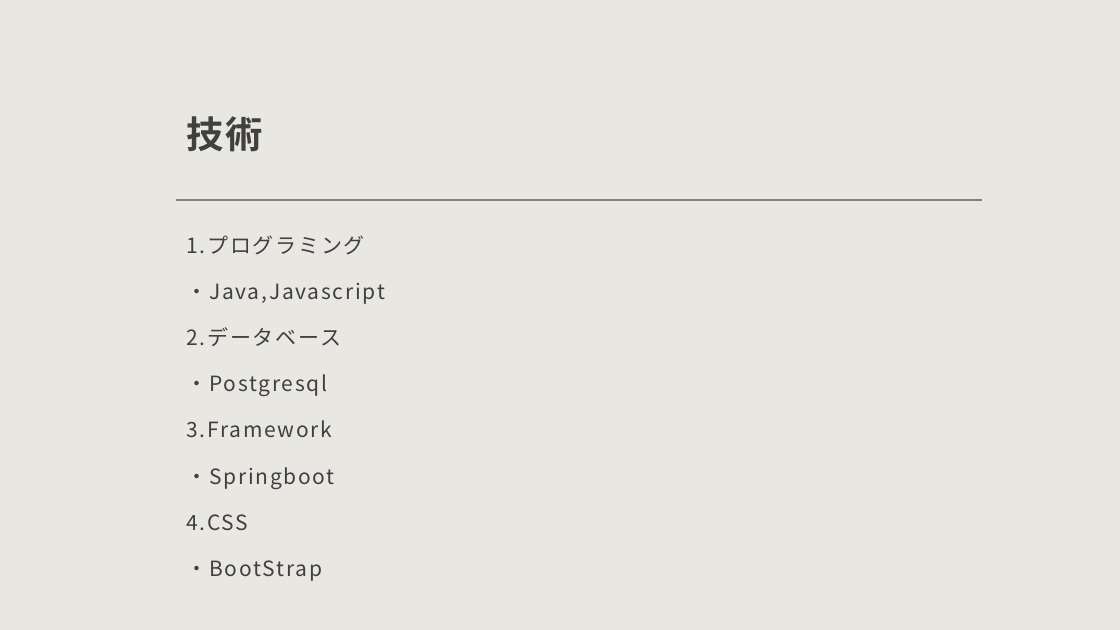
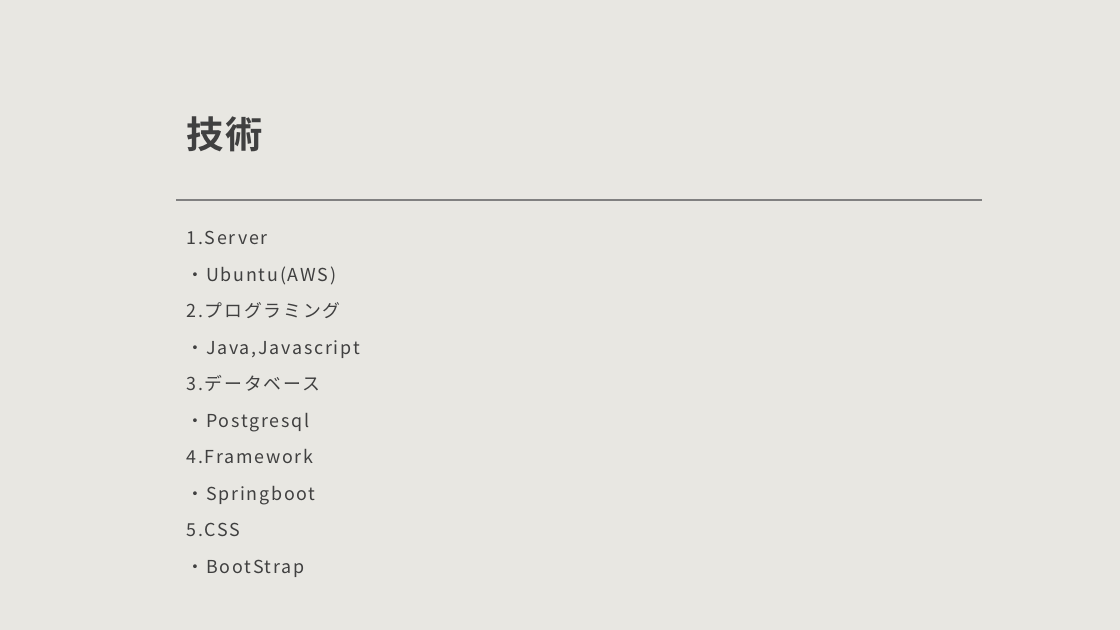
Before and after one commit to bittap/azusato, a slide deck: slide 6 of document/企画書.pptx. Drawn at 1120x630 pixels with LibreOffice and Linux fonts; fonts in the diff are those of the drawing. Boxes give left, top, right and bottom in pixels: in the first picture for what was removed or moved away, otherwise in the second. Text is boxed around its words. In the diff, an @@ line names an element or a change of style, - is before the commit and + after.

```diff
--- a/document/企画書.pptx
+++ b/document/企画書.pptx
@@ text at box(186, 230, 341, 318): text changed; size 18 to 15.3 pt @@
-1.プログラミング
+1.Server
+・Ubuntu(AWS)
+2.プログラミング
@@ text at box(186, 341, 316, 568): size 18 to 15.3 pt in "・Java,Javascript", "・Postgresql", "・Springboot", "・BootStrap"; line spacing 1.4 to 1.2 @@
@@ text at box(186, 375, 321, 391): text changed; size 18 to 15.3 pt @@
-2.データベース
+3.データベース
@@ text at box(186, 450, 252, 463): text changed; size 18 to 15.3 pt @@
-3.Framework
+4.Framework
@@ text at box(186, 522, 240, 536): text changed; size 18 to 15.3 pt @@
-4.CSS
+5.CSS
```
Also in this commit, not shown: 2 other slides changed, 1 slide removed, 1 other file.
